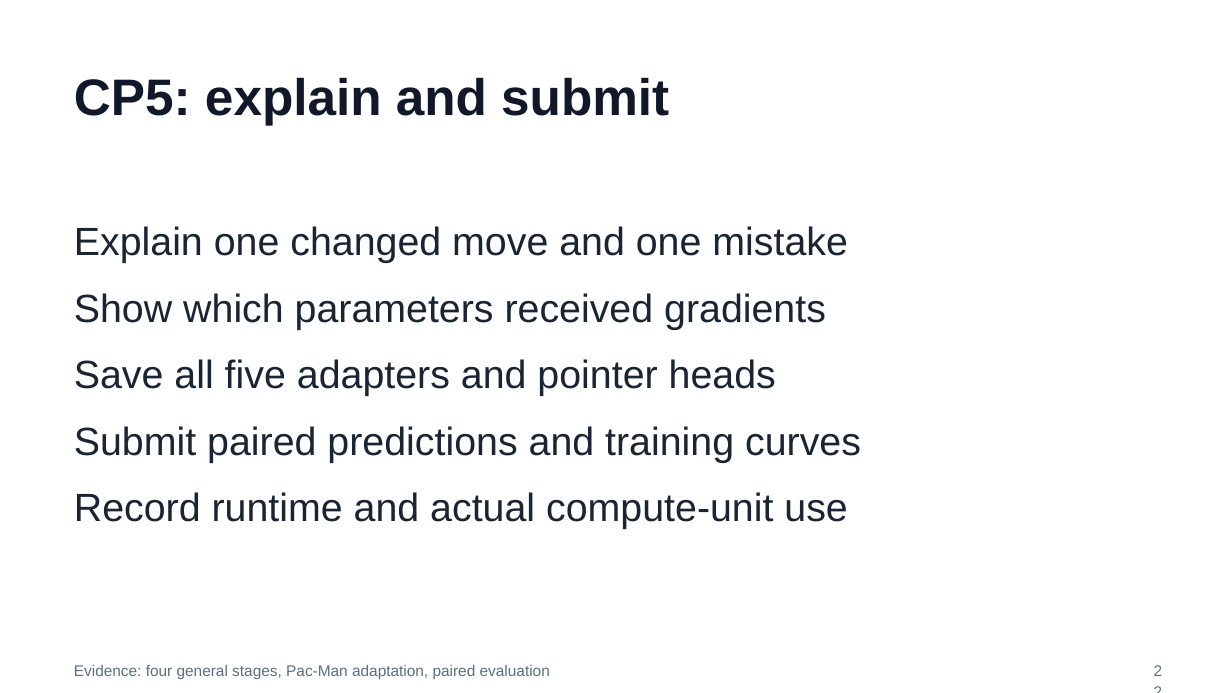
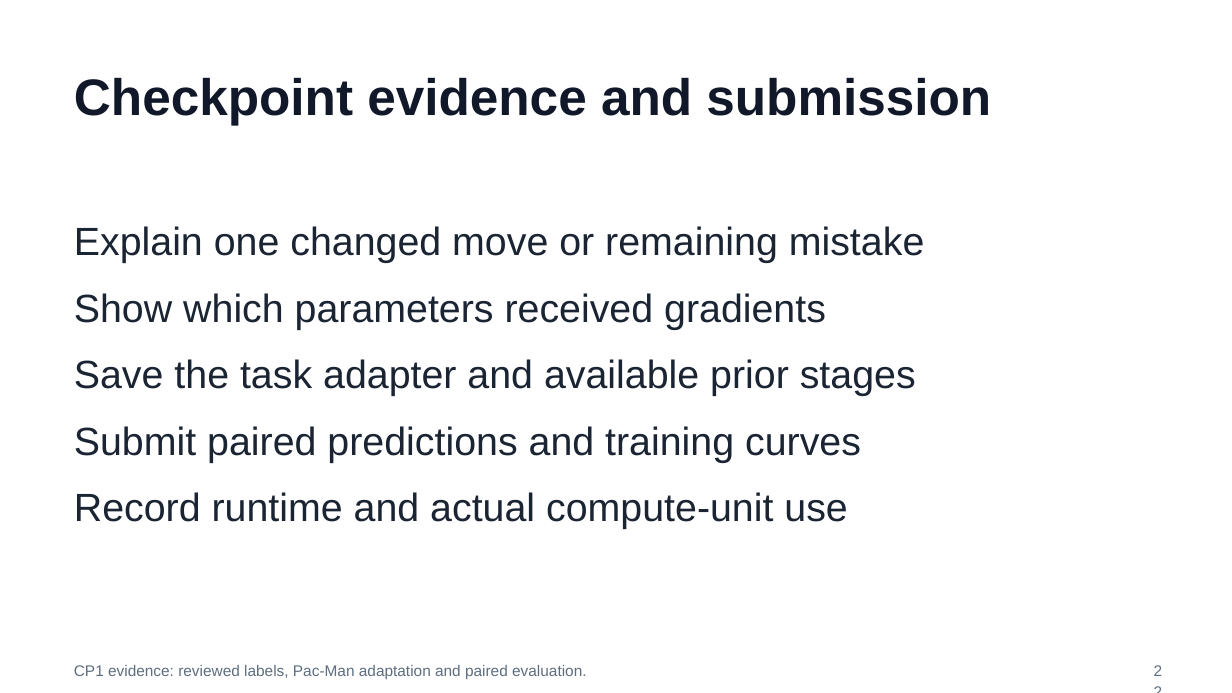
Before and after one commit to huixu11/QPlusLearning, a slide deck: slide 22 of labs/lab-01-kev-pacman/slides/pacman-lab.pptx. Drawn at 1232x693 pixels with LibreOffice and Linux fonts; fonts in the diff are those of the drawing. Boxes give left, top, right and bottom in pixels: in the first picture for what was removed or moved away, otherwise in the second. Text is boxed around its words. In the diff, an @@ line names an element or a change of style, - is before the commit and + after.

Commit message:
Publish the single-checkpoint notebook and revised lab slides

```diff
--- a/labs/lab-01-kev-pacman/slides/pacman-lab.pptx
+++ b/labs/lab-01-kev-pacman/slides/pacman-lab.pptx
@@ title at (x1=74, y1=77, x2=991, y2=125): text changed @@
-CP5: explain and submit
+Checkpoint evidence and submission
@@ text at (x1=74, y1=226, x2=925, y2=263): text changed @@
-Explain one changed move and one mistake
+Explain one changed move or remaining mistake
@@ text at (x1=74, y1=359, x2=916, y2=396): text changed @@
-Save all five adapters and pointer heads
+Save the task adapter and available prior stages
@@ text at (x1=74, y1=665, x2=586, y2=679): text changed @@
-Evidence: four general stages, Pac-Man adaptation, paired evaluation
+CP1 evidence: reviewed labels, Pac-Man adaptation and paired evaluation.
```
Also in this commit, not shown: 8 other slides changed, 8 other files.
